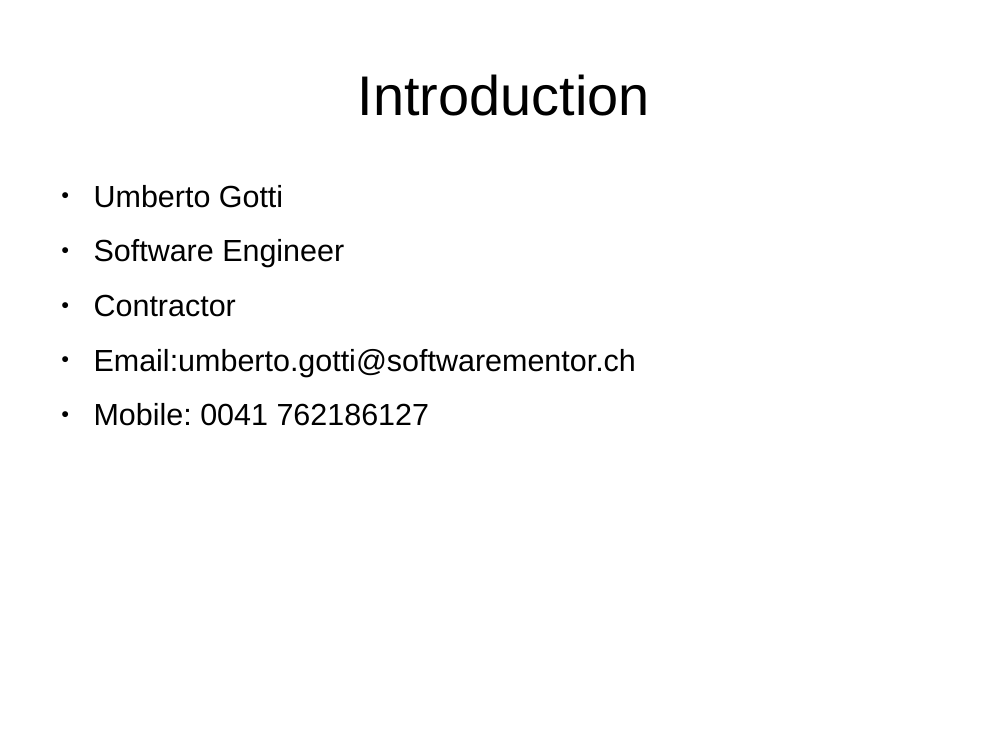
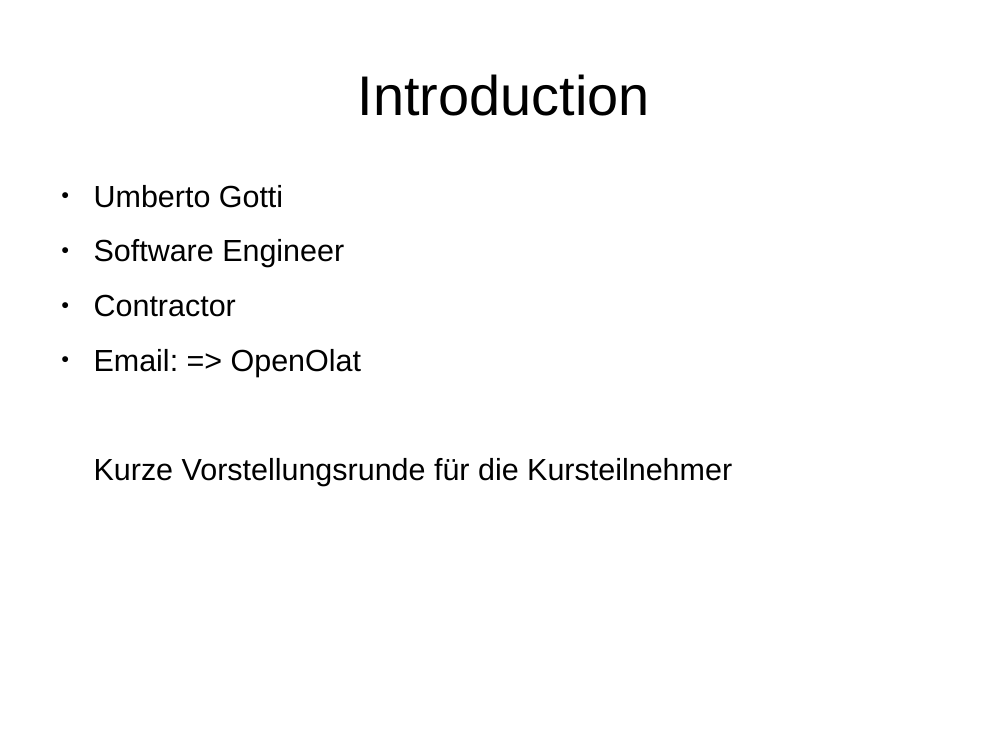
Before and after one commit to umbgtt10/TripLogFinal, a slide deck: slide 1 of Docs/Presentation.odp. Drawn at 1008x756 pixels with LibreOffice and Linux fonts; fonts in the diff are those of the drawing. Boxes give left, top, right and bottom in pixels: in the first picture for what was removed or moved away, otherwise in the second. Text is boxed around its words. In the diff, an @@ line names an element or a change of style, - is before the commit and + after.

```diff
--- a/Docs/Presentation.odp
+++ b/Docs/Presentation.odp
@@ text at (94, 349, 732, 486): text changed @@
-● Email:umberto.gotti@softwarementor.ch
-● Mobile: 0041 762186127
+● Email: => OpenOlat
+Kurze Vorstellungsrunde für die Kursteilnehmer
```
Also in this commit, not shown: 1 other slide changed, 13 other files.
